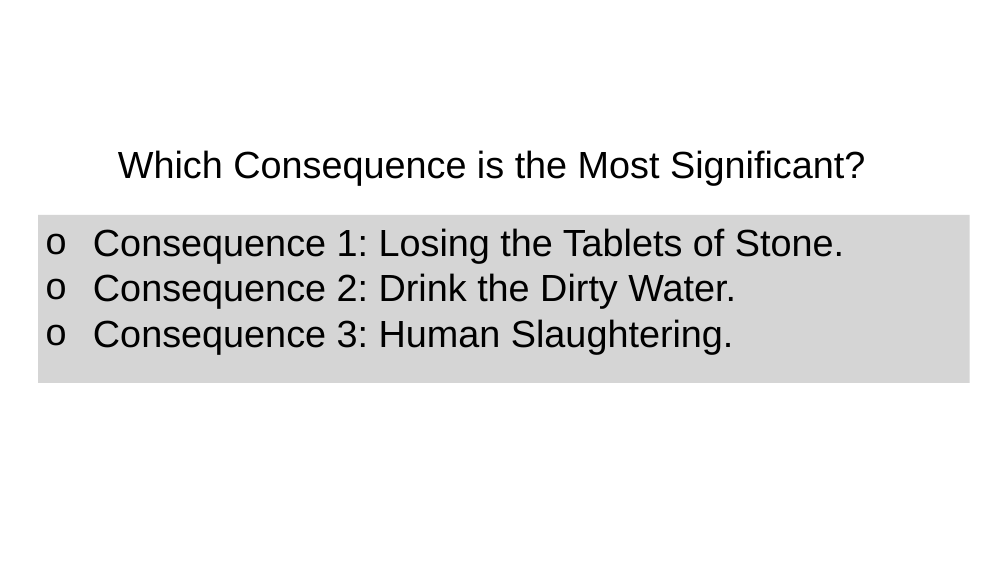
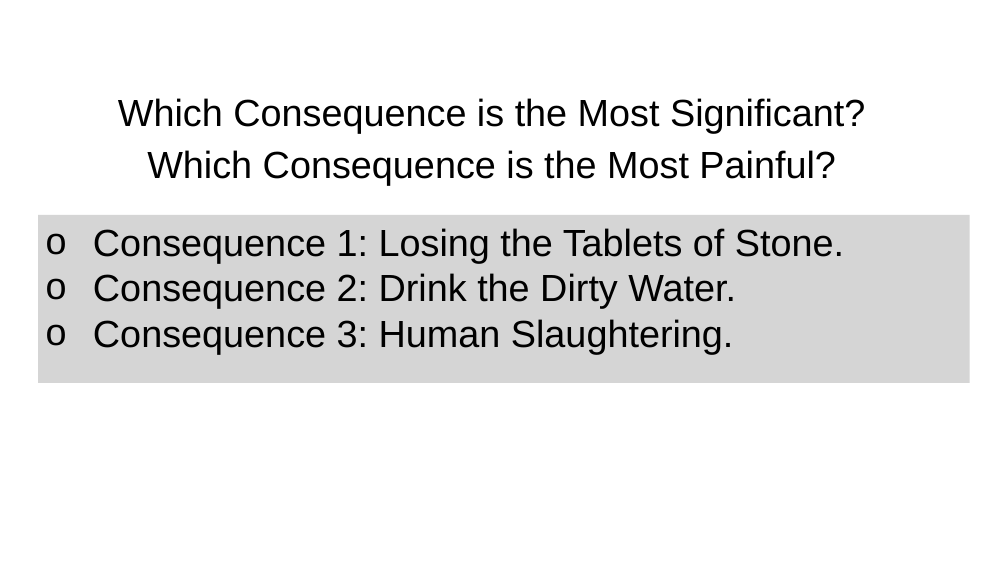
Before and after one commit to wdingbox/accc_2025_pp, a slide deck: slide 8 of ppt/Exodus/exo32_15_35.pptx. Drawn at 1008x567 pixels with LibreOffice and Linux fonts; fonts in the diff are those of the drawing; background and template pictures are left out. Boxes give left, top, right and bottom in pixels: in the first picture for what was removed or moved away, otherwise in the second. Text is boxed around its words. In the diff, an @@ line names an element or a change of style, - is before the commit and + after.

Commit message:
modified:   exo32_01_10.pdf modified:   exo32_01_10.pptx modified:   exo32_15_35.pdf modified:   exo32_15_35.pptx

```diff
--- a/ppt/Exodus/exo32_15_35.pptx
+++ b/ppt/Exodus/exo32_15_35.pptx
@@ text added at bbox=[118, 98, 865, 133], 36 pt, text #000000 @@
+Which Consequence is the Most Significant?
@@ title at bbox=[147, 150, 835, 185]: text changed @@
-Which Consequence is the Most Significant?
+Which Consequence is the Most Painful?
```
Also in this commit, not shown: 2 other files.
